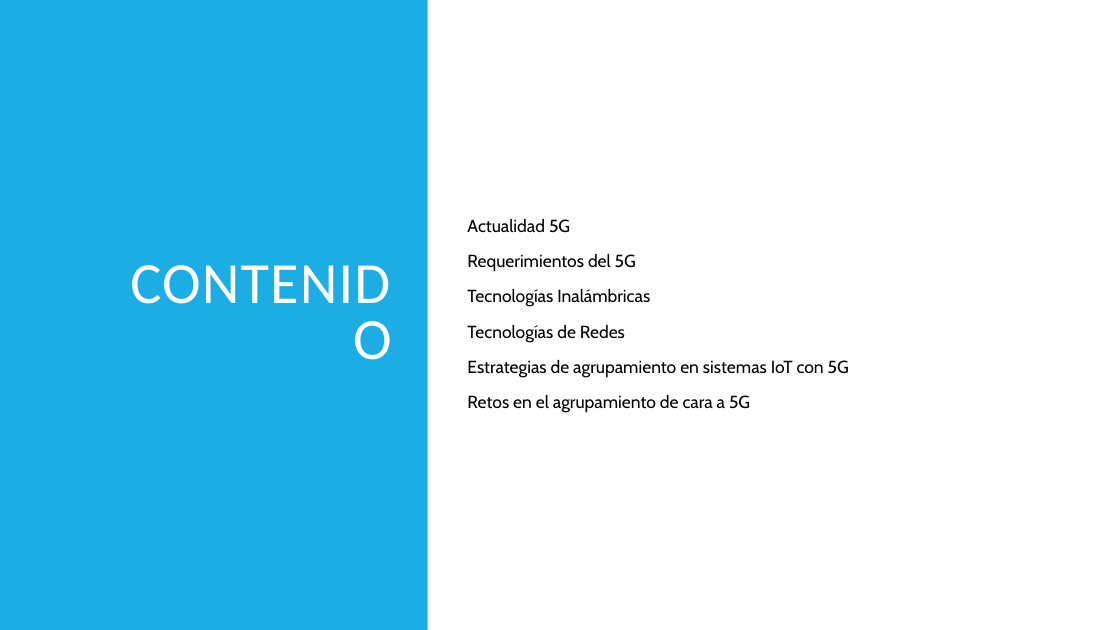
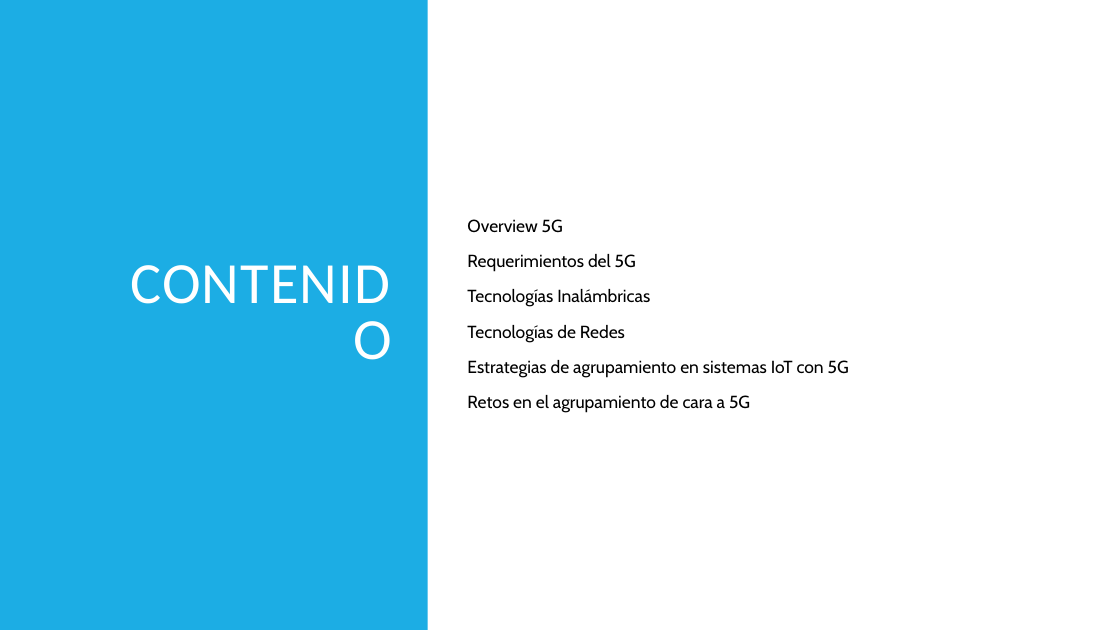
Before and after one commit to Jorjo80/TFM, a slide deck: slide 2 of 1ªInvestigacion/5g.pptx. Drawn at 1120x630 pixels with LibreOffice and Linux fonts; fonts in the diff are those of the drawing. Boxes give left, top, right and bottom in pixels: in the first picture for what was removed or moved away, otherwise in the second. Text is boxed around its words. In the diff, an @@ line names an element or a change of style, - is before the commit and + after.

```diff
--- a/1ªInvestigacion/5g.pptx
+++ b/1ªInvestigacion/5g.pptx
@@ text at (x1=467, y1=219, x2=563, y2=233): text changed @@
-  Actualidad 5G
+  Overview 5G
```
Also in this commit, not shown: 2 other slides changed, 9 slides added.
